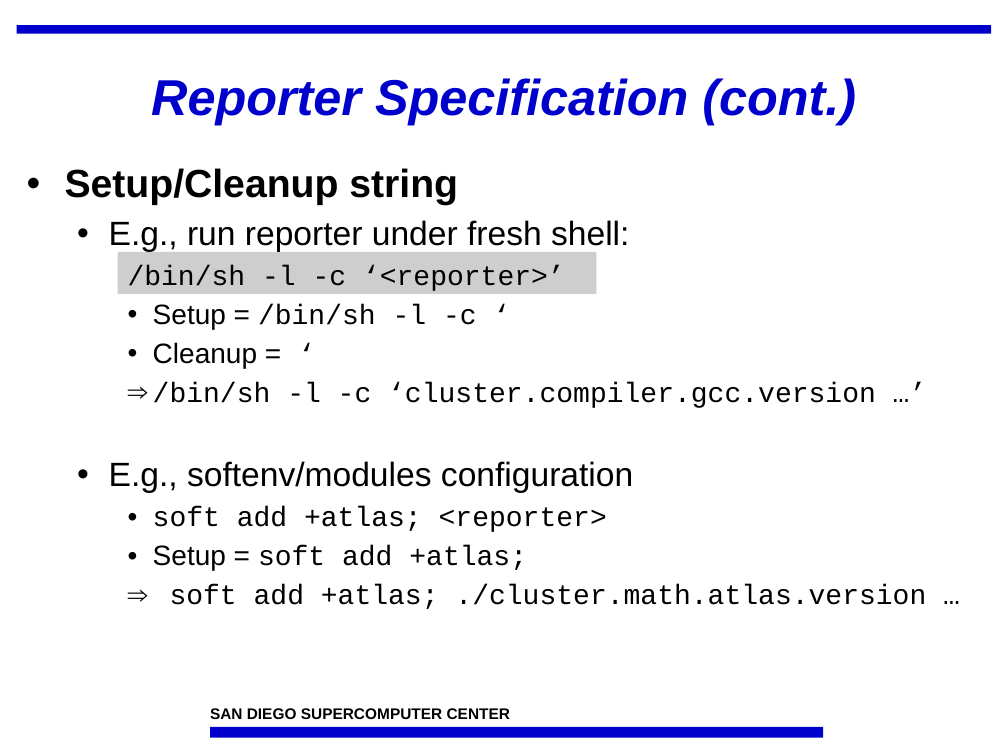
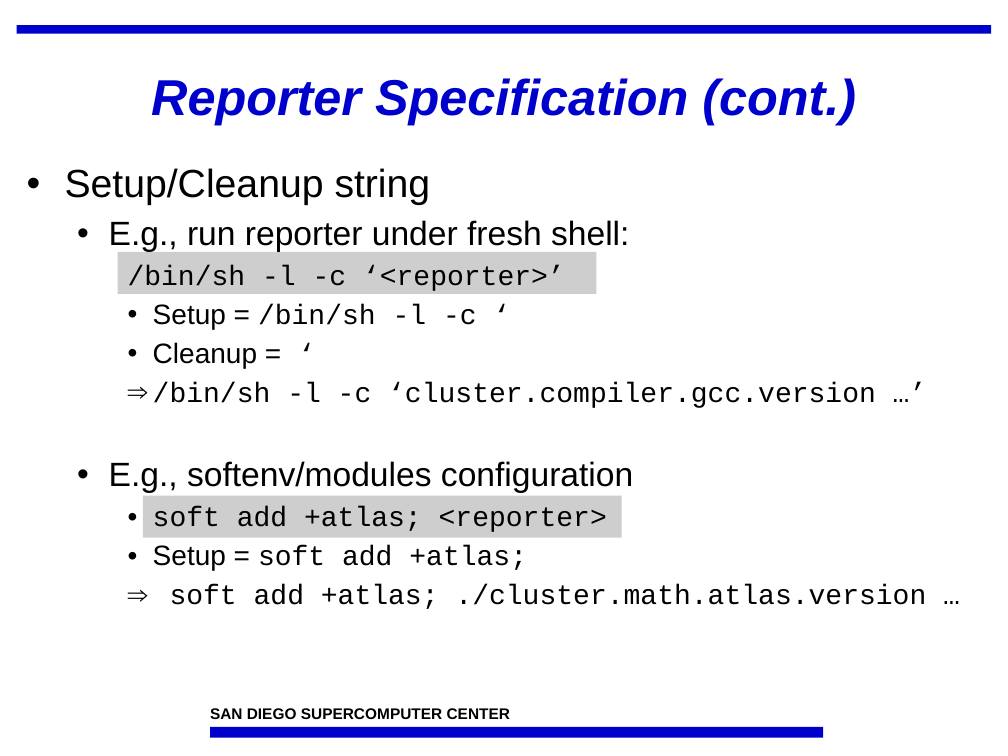
Before and after one commit to IncaProject/inca-xsede, a slide deck: slide 15 of talks/feb-06-workshop/control.ppt. Drawn at 1008x756 pixels with LibreOffice and Linux fonts; fonts in the diff are those of the drawing; background and template pictures are left out. Boxes give left, top, right and bottom in pixels: in the first picture for what was removed or moved away, otherwise in the second. Text is boxed around its words. In the diff, an @@ line names an element or a change of style, - is before the commit and + after.

```diff
--- a/talks/feb-06-workshop/control.ppt
+++ b/talks/feb-06-workshop/control.ppt
@@ text at [65,168,431,205]: bold off in "Setup/Cleanup string" @@
@@ rectangle added at [143,496,622,538], fill #CECECE @@
```
Also in this commit, not shown: 19 other slides changed, 1 slide added, 1 slide removed.
